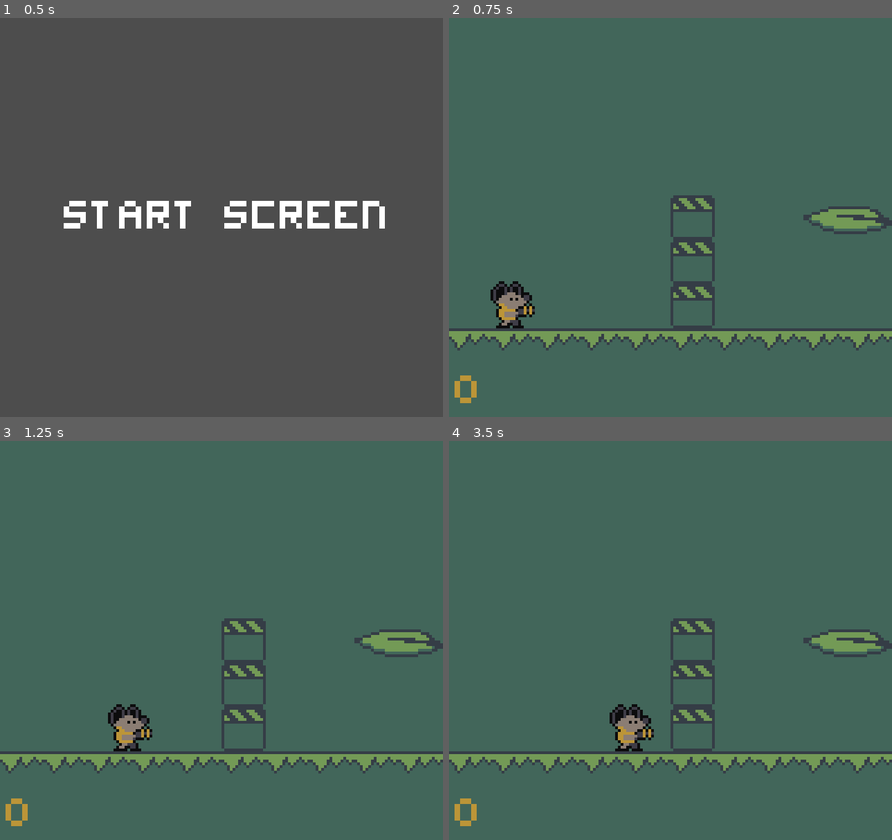
Above: before the commit, frames 1-4 (two rows, left to right).
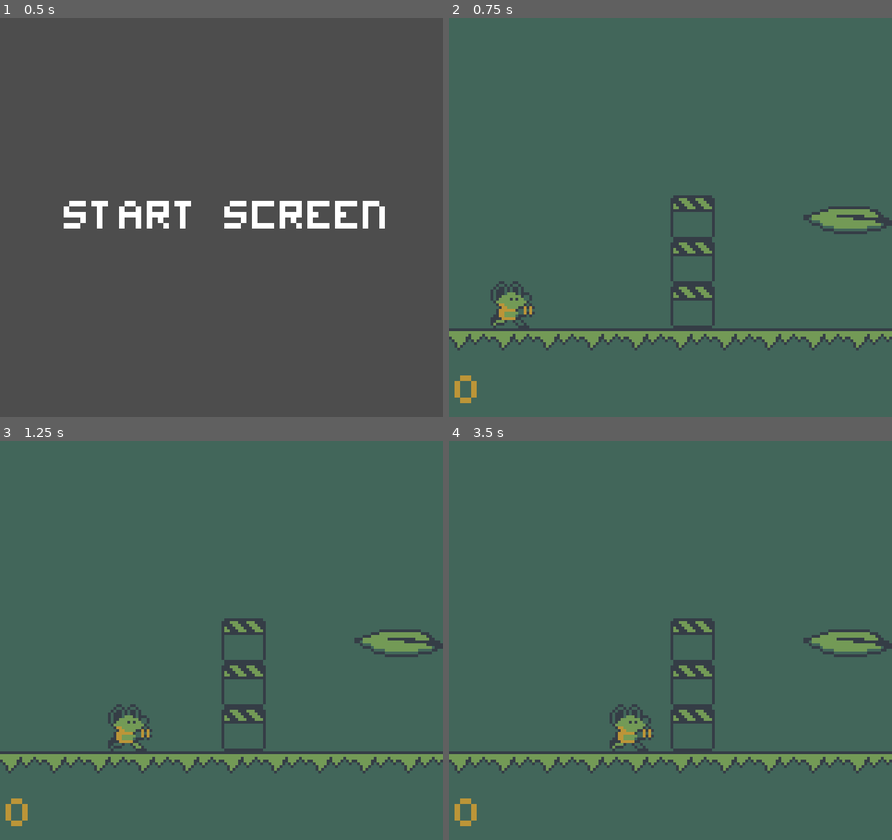
Above: after the commit, the same moments.

Repository: Rufflesworth/nrd-gbjam14-game
Game: Godot game, scene res://start_screen_stuff/scenes/start_screen.tscn
Two runs of this game, one before a commit and one after it. Both use one fixed random seed, a clock stepped at 60 frames per second and the inputs below. Sound files missing from this copy of the repository are replaced by a short silence.
Inputs:
- Up to frame 1 (0.5 s): no input
- Up to frame 2 (0.75 s): tap Enter (player_start) at 0.5 s; hold Right (player_right) from 0.53 s (still down); hold L (player_a) from 0.53 s (still down)
- Up to frame 3 (1.25 s): keep holding Right (player_right); keep holding L (player_a)
- Up to frame 4 (3.5 s): release L (player_a) at 1.28 s; tap 1 (audio_decrease_volume) at 1.35 s; tap L (player_a) at 1.55, 2.85 s; release Right (player_right) at 2.03 s; hold Left (player_left) 2.03-2.78 s; hold L (player_a) 2.03-2.78 s; tap 2 (audio_increase_volume) at 2.1 s; hold Right (player_right) from 2.78 s (still down)

Frame 1 is identical in both runs. In frame 2, 0.8% of the frame differs, in the area x 9-20%, y 65-78%; in frame 3, 0.8%; in frame 4, 0.8%.

Commit message:
Moved Remaining Game Sprites to Assets Folder

Diff:
--- a/game_stuff/enemies/simple_up_down.tscn
+++ b/game_stuff/enemies/simple_up_down.tscn
@@ -1,7 +1,7 @@
 [gd_scene format=3 uid="uid://c65mfl53ojnvq"]
 
 [ext_resource type="Script" uid="uid://dl1707v8supy0" path="res://game_stuff/scripts/simple_up_down.gd" id="1_5nqua"]
-[ext_resource type="Texture2D" uid="uid://dlissq7prdke7" path="res://game_stuff/sprites/spider.png" id="1_bufnp"]
+[ext_resource type="Texture2D" uid="uid://dlissq7prdke7" path="res://assets/sprites/spider.png" id="1_bufnp"]
 
 [sub_resource type="SpriteFrames" id="SpriteFrames_1vivr"]
 animations = [{
--- a/game_stuff/forest_tileset.tres
+++ b/game_stuff/forest_tileset.tres
@@ -1,11 +1,11 @@
 [gd_resource type="TileSet" format=3 uid="uid://chm47wiu4ry0s"]
 
-[ext_resource type="Texture2D" uid="uid://d3ig7ge75t7ie" path="res://game_stuff/sprites/forest_tileset.png" id="1_my4w6"]
+[ext_resource type="Texture2D" uid="uid://d3ig7ge75t7ie" path="res://assets/sprites/forest_tileset.png" id="1_w67sh"]
 [ext_resource type="PackedScene" uid="uid://b7hi45yrmc1fj" path="res://game_stuff/scenes/cheeseable_block.tscn" id="3_ux0ky"]
 [ext_resource type="PackedScene" uid="uid://c430tl3mo0wgt" path="res://game_stuff/enemies/walking_enemy.tscn" id="4_nbphs"]
 
 [sub_resource type="TileSetAtlasSource" id="TileSetAtlasSource_axmgp"]
-texture = ExtResource("1_my4w6")
+texture = ExtResource("1_w67sh")
 0:0/0 = 0
 2:0/0 = 0
 3:0/0 = 0
--- a/game_stuff/level_objects.tres
+++ b/game_stuff/level_objects.tres
@@ -2,7 +2,7 @@
 
 [ext_resource type="PackedScene" uid="uid://b7hi45yrmc1fj" path="res://game_stuff/scenes/cheeseable_block.tscn" id="1_m2r17"]
 [ext_resource type="PackedScene" uid="uid://bsuy8g7qa1qmm" path="res://game_stuff/scenes/falling_block.tscn" id="2_trogu"]
-[ext_resource type="PackedScene" uid="uid://duirmc7p2wdu0" path="res://game_stuff/scenes/platform_fruit.tscn" id="3_osogp"]
+[ext_resource type="PackedScene" uid="uid://duirmc7p2wdu0" path="res://game_stuff/scenes/hanging_platform.tscn" id="3_osogp"]
 [ext_resource type="PackedScene" uid="uid://c430tl3mo0wgt" path="res://game_stuff/enemies/walking_enemy.tscn" id="4_6xqpl"]
 
 [sub_resource type="TileSetScenesCollectionSource" id="TileSetScenesCollectionSource_5sc1b"]
--- a/game_stuff/one_way_platforms.tres
+++ b/game_stuff/one_way_platforms.tres
@@ -1,6 +1,6 @@
 [gd_resource type="TileSet" format=3 uid="uid://dy8u6wx0pg0xq"]
 
-[ext_resource type="Texture2D" uid="uid://d3ig7ge75t7ie" path="res://game_stuff/sprites/forest_tileset.png" id="1_nj2xp"]
+[ext_resource type="Texture2D" uid="uid://d3ig7ge75t7ie" path="res://assets/sprites/forest_tileset.png" id="1_nj2xp"]
 
 [sub_resource type="TileSetAtlasSource" id="TileSetAtlasSource_axmgp"]
 texture = ExtResource("1_nj2xp")
--- a/game_stuff/rooms/nicoles_test_scene.tscn
+++ b/game_stuff/rooms/nicoles_test_scene.tscn
@@ -1,6 +1,6 @@
 [gd_scene format=4 uid="uid://dmmtcb5p4dw7a"]
 
-[ext_resource type="Texture2D" uid="uid://d3ig7ge75t7ie" path="res://game_stuff/sprites/forest_tileset.png" id="1_tv440"]
+[ext_resource type="Texture2D" uid="uid://d3ig7ge75t7ie" path="res://assets/sprites/forest_tileset.png" id="1_tv440"]
 
 [sub_resource type="TileSetAtlasSource" id="TileSetAtlasSource_dqmo5"]
 texture = ExtResource("1_tv440")
--- a/game_stuff/scenes/cheese_ray.tscn
+++ b/game_stuff/scenes/cheese_ray.tscn
@@ -1,7 +1,7 @@
 [gd_scene format=3 uid="uid://7nir77qudp5e"]
 
 [ext_resource type="Script" uid="uid://bc3ixl6n6o15a" path="res://game_stuff/scripts/cheese_ray.gd" id="1_683my"]
-[ext_resource type="Texture2D" uid="uid://4q1w0niqyxyr" path="res://game_stuff/sprites/cheese_ray_spritesheet.png" id="2_0c6vl"]
+[ext_resource type="Texture2D" uid="uid://4q1w0niqyxyr" path="res://assets/sprites/cheese_ray_spritesheet.png" id="2_0c6vl"]
 
 [sub_resource type="AtlasTexture" id="AtlasTexture_0c6vl"]
 atlas = ExtResource("2_0c6vl")
--- a/game_stuff/scenes/player_character.tscn
+++ b/game_stuff/scenes/player_character.tscn
@@ -1,83 +1,82 @@
 [gd_scene format=3 uid="uid://dix5q8m6k7gy2"]
 
 [ext_resource type="Script" uid="uid://bw7danhg6go8e" path="res://game_stuff/scripts/player_character.gd" id="1_4vd5w"]
-[ext_resource type="Texture2D" uid="uid://cltahwplwaox6" path="res://game_stuff/sprites/mouse_idle_ruffles-export.png" id="3_ojmxg"]
+[ext_resource type="Texture2D" uid="uid://f5slrbmokrmf" path="res://assets/sprites/player_character_spritesheet.png" id="2_cl4un"]
 [ext_resource type="AudioStream" uid="uid://bbev4j7legxjj" path="res://assets/audio/sfx/Die.wav" id="4_442s8"]
 [ext_resource type="AudioStream" uid="uid://bnl8don57nwjd" path="res://assets/audio/sfx/Shot.wav" id="4_cl4un"]
 
-[sub_resource type="AtlasTexture" id="AtlasTexture_su5ju"]
-atlas = ExtResource("3_ojmxg")
+[sub_resource type="AtlasTexture" id="AtlasTexture_442s8"]
+atlas = ExtResource("2_cl4un")
+region = Rect2(0, 40, 16, 20)
+
+[sub_resource type="AtlasTexture" id="AtlasTexture_4y3x1"]
+atlas = ExtResource("2_cl4un")
+region = Rect2(16, 20, 16, 20)
+
+[sub_resource type="AtlasTexture" id="AtlasTexture_bguaa"]
+atlas = ExtResource("2_cl4un")
 region = Rect2(0, 0, 16, 20)
 
-[sub_resource type="AtlasTexture" id="AtlasTexture_cl4un"]
-atlas = ExtResource("3_ojmxg")
+[sub_resource type="AtlasTexture" id="AtlasTexture_r3uhr"]
+atlas = ExtResource("2_cl4un")
+region = Rect2(0, 20, 16, 20)
+
+[sub_resource type="AtlasTexture" id="AtlasTexture_27ov7"]
+atlas = ExtResource("2_cl4un")
 region = Rect2(16, 0, 16, 20)
 
-[sub_resource type="AtlasTexture" id="AtlasTexture_y6gdo"]
-atlas = ExtResource("3_ojmxg")
-region = Rect2(0, 20, 16, 20)
+[sub_resource type="AtlasTexture" id="AtlasTexture_sklf5"]
+atlas = ExtResource("2_cl4un")
+region = Rect2(0, 0, 16, 20)
 
-[sub_resource type="AtlasTexture" id="AtlasTexture_442s8"]
-atlas = ExtResource("3_ojmxg")
-region = Rect2(0, 0, 16, 20)
+[sub_resource type="AtlasTexture" id="AtlasTexture_hvs46"]
+atlas = ExtResource("2_cl4un")
+region = Rect2(32, 0, 16, 20)
 
 [sub_resource type="SpriteFrames" id="SpriteFrames_1vivr"]
 animations = [{
 "frames": [{
 "duration": 1.0,
-"texture": SubResource("AtlasTexture_su5ju")
+"texture": SubResource("AtlasTexture_442s8")
+}, {
+"duration": 1.0,
+"texture": SubResource("AtlasTexture_442s8")
+}, {
+"duration": 1.0,
+"texture": SubResource("AtlasTexture_442s8")
+}, {
+"duration": 1.0,
+"texture": SubResource("AtlasTexture_442s8")
+}, {
+"duration": 1.0,
+"texture": SubResource("AtlasTexture_442s8")
+}, {
+"duration": 1.0,
+"texture": SubResource("AtlasTexture_442s8")
+}],
+"loop": 0,
+"name": &"die",
+"speed": 6.0
+}, {
+"frames": [{
+"duration": 1.0,
+"texture": SubResource("AtlasTexture_4y3x1")
 }],
 "loop": 1,
-"name": &"default",
+"name": &"fall",
+"speed": 5.0
+}, {
+"frames": [{
+"duration": 1.0,
+"texture": SubResource("AtlasTexture_bguaa")
+}],
+"loop": 1,
+"name": &"idle",
 "speed": 1.0
 }, {
 "frames": [{
 "duration": 1.0,
-"texture": SubResource("AtlasTexture_cl4un")
-}, {
-"duration": 1.0,
-"texture": null
-}, {
-"duration": 1.0,
-"texture": null
-}, {
-"duration": 1.0,
-"texture": null
-}, {
-"duration": 1.0,
-"texture": null
-}, {
-"duration": 1.0,
-"texture": null
-}, {
-"duration": 1.0,
-"texture": null
-}, {
-"duration": 1.0,
-"texture": null
-}, {
-"duration": 1.0,
-"texture": null
-}, {
-"duration": 1.0,
-"texture": null
-}, {
-"duration": 1.0,
-"texture": null
-}, {
-"duration": 1.0,
-"texture": null
-}, {
-"duration": 1.0,
-"texture": null
-}],
-"loop": 0,
-"name": &"die",
-"speed": 12.0
-}, {
-"frames": [{
-"duration": 1.0,
-"texture": SubResource("AtlasTexture_y6gdo")
+"texture": SubResource("AtlasTexture_r3uhr")
 }],
 "loop": 0,
 "name": &"jump",
@@ -85,7 +84,16 @@
 }, {
 "frames": [{
 "duration": 1.0,
-"texture": SubResource("AtlasTexture_442s8")
+"texture": SubResource("AtlasTexture_27ov7")
+}, {
+"duration": 1.0,
+"texture": SubResource("AtlasTexture_sklf5")
+}, {
+"duration": 1.0,
+"texture": SubResource("AtlasTexture_hvs46")
+}, {
+"duration": 1.0,
+"texture": SubResource("AtlasTexture_sklf5")
 }],
 "loop": 1,
 "name": &"run",
@@ -107,7 +115,8 @@
 
 [node name="AnimatedSprite2D" type="AnimatedSprite2D" parent="." unique_id=1289314437]
 sprite_frames = SubResource("SpriteFrames_1vivr")
-autoplay = "default"
+animation = &"run"
+autoplay = "idle"
 
 [node name="CollisionShape2D" type="CollisionShape2D" parent="." unique_id=1579343272]
 visible = false
--- a/game_stuff/scripts/player_character.gd
+++ b/game_stuff/scripts/player_character.gd
@@ -121,23 +121,18 @@
 		if Input.is_action_pressed("player_down") and global_position.y < 96.0:
 			global_position.y += 1.0
 			float_pos.y += 1.0
-		elif can_jump:
-			prints("regular from ground jump")
-			jump()
+		elif can_jump: jump()
 		elif not is_on_floor():
 			if jump_buffer_count == 0.0:
 				jump_buffer_count = JUMP_BUFFER
-				prints("buffering a jump")
-	elif is_on_floor() and jump_buffer_count > 0.0:
-		prints("executing a buffered jump")
-		jump()
+	elif is_on_floor() and jump_buffer_count > 0.0: jump()
 	elif (not is_external_bounce and not Input.is_action_pressed("player_a") and velocity.y < JUMP_FORCE/3.0):
 		velocity.y = JUMP_FORCE / 3.0
 
 	if jump_buffer_count > 0.0:
 		jump_buffer_count -= delta
 		if jump_buffer_count < 0.0:
-			prints("jump buffer timed out")
+			#prints("jump buffer timed out")
 			jump_buffer_count = 0.0
 
 func process_cheese_ray(delta: float):
@@ -163,17 +158,19 @@
 func process_animation():
 	match state:
 		STATES.RUNNING:
-			if facing == 1.0:
+			if velocity.x > 0.0:
 				$AnimatedSprite2D.flip_h = false
 				$AnimatedSprite2D.play("run")
-			elif facing == -1.0:
+			elif velocity.x < 0.0:
 				$AnimatedSprite2D.flip_h = true
 				$AnimatedSprite2D.play("run")
-			else: $AnimatedSprite2D.play("default")
+			else: $AnimatedSprite2D.play("idle")
 		STATES.AIRBORNE:
 			if facing == 1.0: $AnimatedSprite2D.flip_h = false
 			elif facing == -1.0: $AnimatedSprite2D.flip_h = true
-			$AnimatedSprite2D.play("jump")
+
+			if velocity.y <= 0.0: $AnimatedSprite2D.play("jump")
+			else: $AnimatedSprite2D.play("fall")
 
 func jump():
 	velocity.y = JUMP_FORCE
Binary file changed: assets/aseprite_files/cheese_test_spritesheet.aseprite
Renamed: game_stuff/sprites/forest_background_tileset.aseprite -> assets/aseprite_files/forest_background_tileset.aseprite
Renamed: game_stuff/sprites/forest_tileset.aseprite -> assets/aseprite_files/forest_tileset.aseprite
Renamed: game_stuff/sprites/forest_tileset_playtest.aseprite -> assets/aseprite_files/forest_tileset_playtest.aseprite
Binary file added: assets/aseprite_files/player_character_spritesheet.aseprite
Binary file changed: assets/sprites/cheese_ray_spritesheet.png
Not shown, changed: assets/sprites/cheese_ray_spritesheet.png.import
Binary file changed: assets/sprites/cheeses_spritesheet.png
Renamed: game_stuff/sprites/forest_background_tileset.png -> assets/sprites/forest_background_tileset.png
Not shown, changed: assets/sprites/forest_background_tileset.png.import
Renamed: game_stuff/sprites/forest_tileset.png -> assets/sprites/forest_tileset.png
Not shown, changed: assets/sprites/forest_tileset.png.import
(and 12 more such lines)
